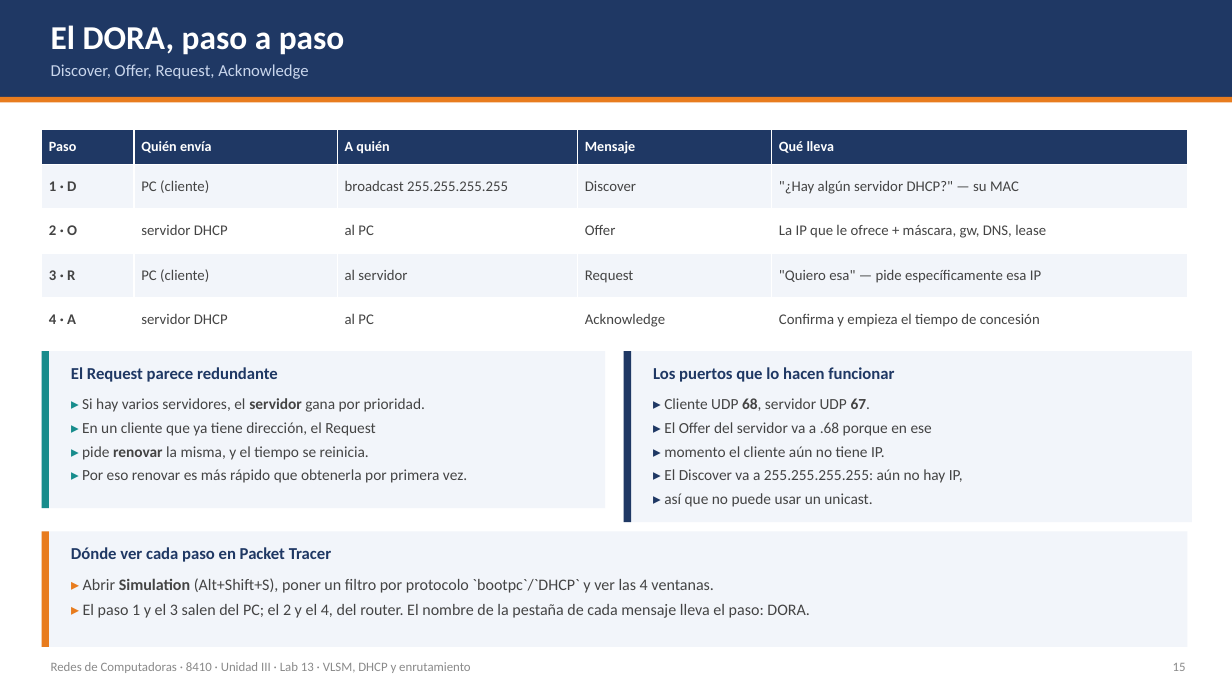
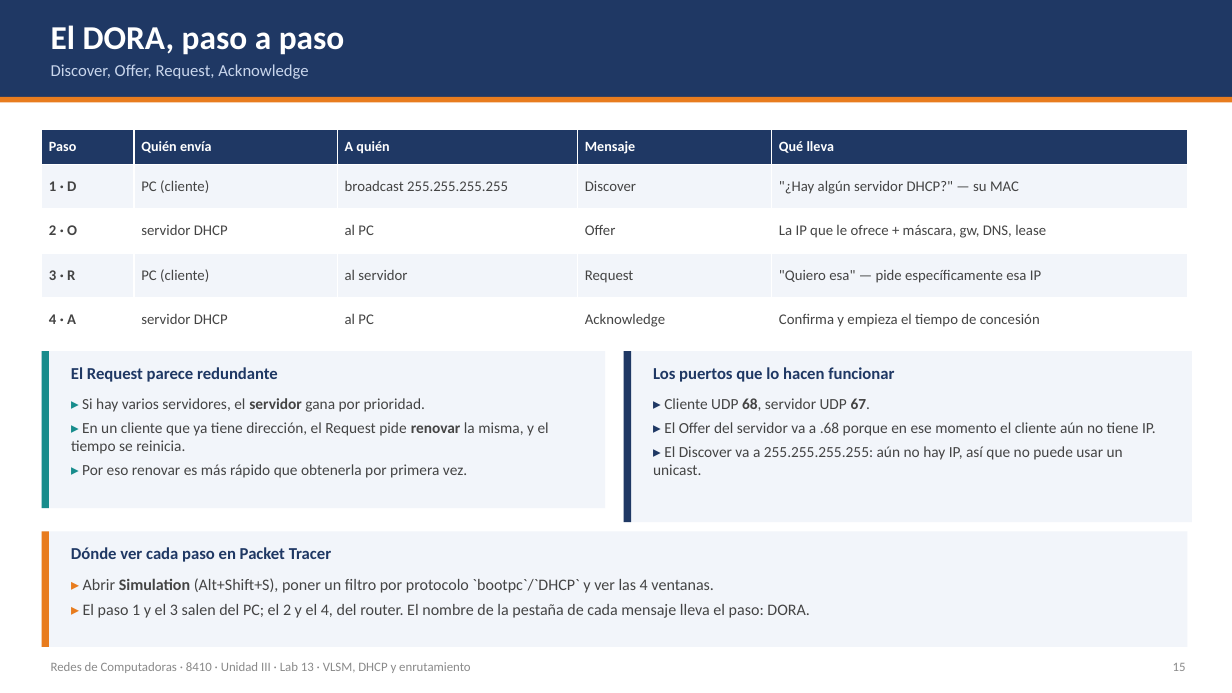
Before and after one commit to isaca0315/laboratorio-vlan-dhcp, a slide deck: slide 19 of Teoria-Lab-VLSM-DHCP.pptx. Drawn at 1232x693 pixels with LibreOffice and Linux fonts; fonts in the diff are those of the drawing. Boxes give left, top, right and bottom in pixels: in the first picture for what was removed or moved away, otherwise in the second. Text is boxed around its words. In the diff, an @@ line names an element or a change of style, - is before the commit and + after.

```diff
--- a/Teoria-Lab-VLSM-DHCP.pptx
+++ b/Teoria-Lab-VLSM-DHCP.pptx
@@ text at [71, 422, 549, 454]: text changed @@
-▸ En un cliente que ya tiene dirección, el Request
-▸ pide renovar la misma, y el tiempo se reinicia.
+▸ En un cliente que ya tiene dirección, el Request pide renovar la misma, y el tiempo se reinicia.
@@ text at [653, 422, 1156, 475]: text changed @@
-▸ El Offer del servidor va a .68 porque en ese
-▸ momento el cliente aún no tiene IP.
-▸ El Discover va a 255.255.255.255: aún no hay IP,
-▸ así que no puede usar un unicast.
+▸ El Offer del servidor va a .68 porque en ese momento el cliente aún no tiene IP.
+▸ El Discover va a 255.255.255.255: aún no hay IP, así que no puede usar un unicast.
```
Also in this commit, not shown: 11 other slides changed, 7 other files.
